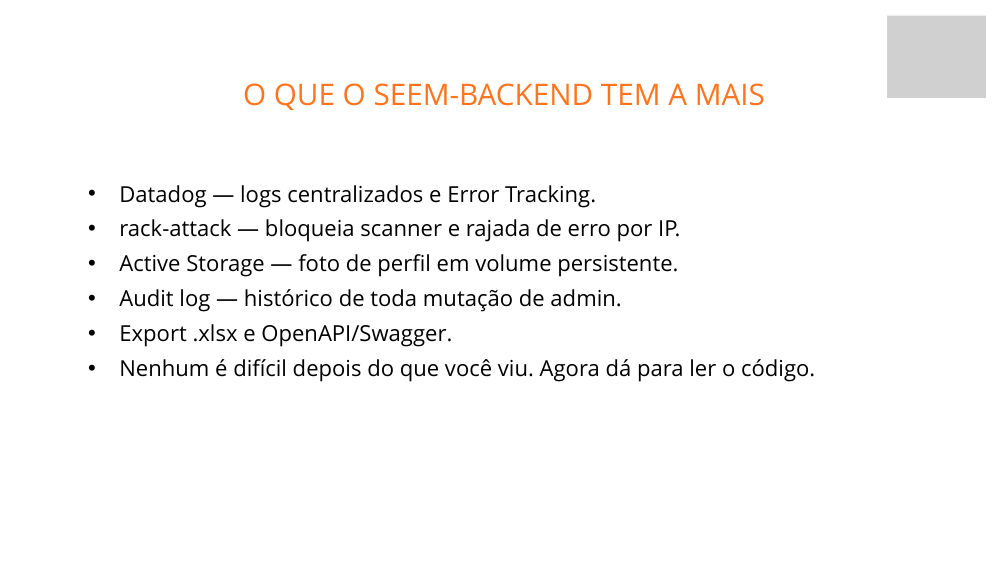
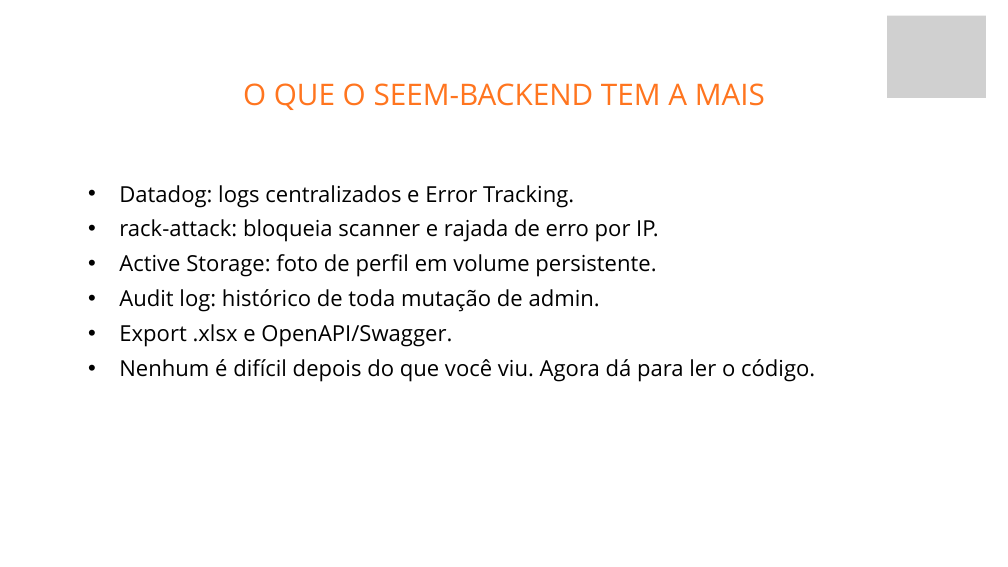
Before and after one commit to fabriciosiqueira08/capacitacao-gabarito, a slide deck: slide 60 of slides/build/aula-04-vps-docker-kamal-e-deploy.pptx. Drawn at 1008x567 pixels with LibreOffice and Linux fonts; fonts in the diff are those of the drawing; grey boxes stand for pictures; background and template pictures are left out. Boxes give left, top, right and bottom in pixels: in the first picture for what was removed or moved away, otherwise in the second. Text is boxed around its words. In the diff, an @@ line names an element or a change of style, - is before the commit and + after.

```diff
--- a/slides/build/aula-04-vps-docker-kamal-e-deploy.pptx
+++ b/slides/build/aula-04-vps-docker-kamal-e-deploy.pptx
@@ text at box(119, 185, 658, 312): text changed @@
-  • Datadog — logs centralizados e Error Tracking.
-  • rack-attack — bloqueia scanner e rajada de erro por IP.
-  • Active Storage — foto de perfil em volume persistente.
-  • Audit log — histórico de toda mutação de admin.
+  • Datadog: logs centralizados e Error Tracking.
+  • rack-attack: bloqueia scanner e rajada de erro por IP.
+  • Active Storage: foto de perfil em volume persistente.
+  • Audit log: histórico de toda mutação de admin.
```
Also in this commit, not shown: 13 other slides changed, 7 other files.
